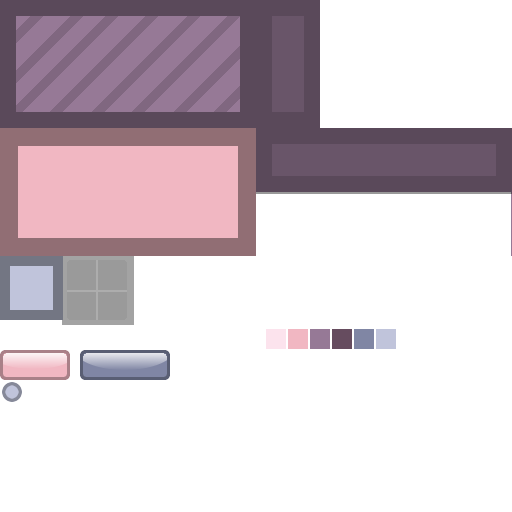
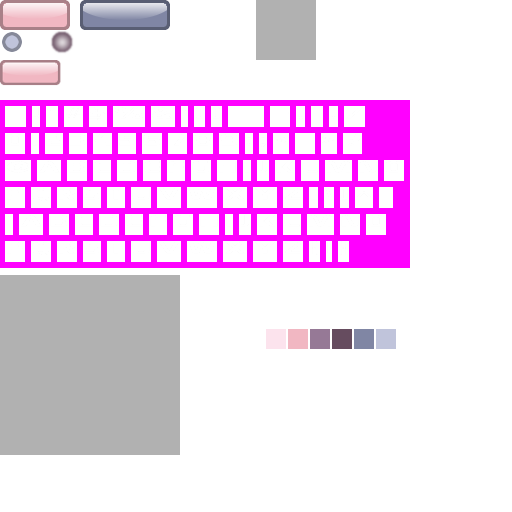
Layers edited between the first and the second w=512, h=512 image:
moved "Ebene #1" above "Ebene #2", painted on it over (0, 29, 410, 268)
moved "Ebene #2" above "Ebene #10", painted on it over (0, 0, 316, 455)
painted on "Ebene #10" over (0, 0, 226, 402)
removed layer "Ebene #5" over (67, 260, 127, 320)
removed layer "Ebene #8" (was 15%) over (16, 16, 240, 112)
removed layer "Ebene #9" (was 30%) over (272, 16, 496, 176)
removed layer "Ebene #7" (was 40%) over (0, 0, 512, 320)
removed layer "Ebene #4" over (0, 0, 512, 325)
removed layer "Ebene #3" over (4, 132, 252, 252)
